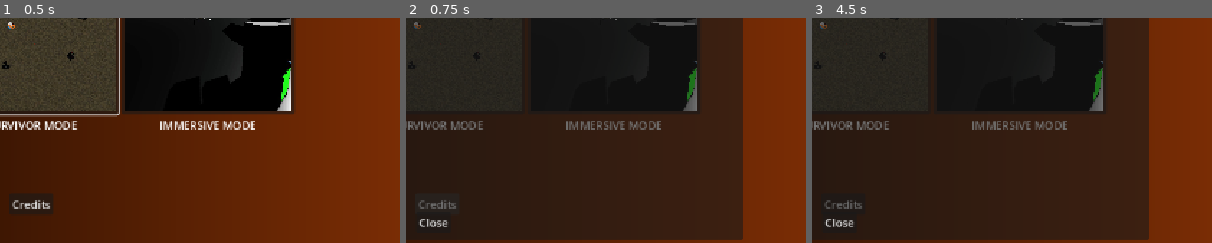
Above: before the commit, frames 1-3 (left to right).
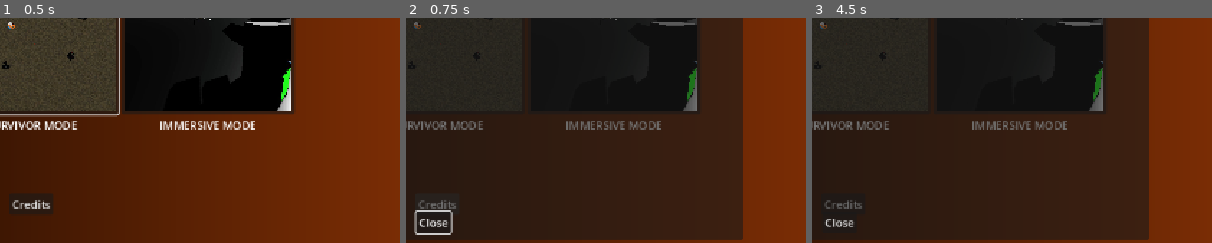
Above: after the commit, the same moments.

Repository: Gamkedo/terminus-2k28
Game: Godot game, scene res://level_menu.tscn
Two runs of this game, one before a commit and one after it. Both use one fixed random seed, a clock stepped at 60 frames per second and the inputs below.
Inputs (mouse positions are % of the whole screen's width and height, from its top left):
- Up to frame 1 (0.5 s): no input
- Up to frame 2 (0.75 s): click "Credits" at 0.5 s
- Up to frame 3 (4.5 s): click (28, 46) at 1.25 s; click (28, 46) at 2 s; click (50, 46) at 2.75 s; click (72, 46) at 3.5 s; click "ambience_a" at 4.25 s
The pictures show only the part of the screen within x 46-96%, y 44-94%; the shares and areas given below are measured in that part.

Frame 1 is identical in both runs. In frame 2, 0.3% of the frame differs, in the area x 2-12%, y 85-97%; in frame 3, nothing differs.

Commit message:
level menu button focus
minor changes to how hover and focus work for controller support

Diff:
--- a/Scripts/menus/level_select.gd
+++ b/Scripts/menus/level_select.gd
@@ -18,6 +18,8 @@
 
 func _on_credits_button_pressed() -> void:
 	get_node("Credits Panel").show()
+	(%"Close Credits" as Button).grab_focus()
 
 func _on_close_credits_pressed() -> void:
 	get_node("Credits Panel").hide()
+	starting_focus.grab_focus()
--- /dev/null
+++ b/Scripts/menus/menu_button.gd
@@ -0,0 +1,9 @@
+extends BaseButton
+
+
+func _ready() -> void:
+	mouse_entered.connect(_on_mouse_entered)
+
+
+func _on_mouse_entered() -> void:
+	grab_focus()
--- a/level_menu.tscn
+++ b/level_menu.tscn
@@ -5,6 +5,7 @@
 [ext_resource type="Texture2D" uid="uid://by5q5qyu6eopi" path="res://Sprites/GUI/Terminus2k28Logo.png" id="2_lnidy"]
 [ext_resource type="PackedScene" uid="uid://d2psco3t4cdwm" path="res://Scenes - UI/SoundControlUI.tscn" id="2_w32vy"]
 [ext_resource type="Texture2D" uid="uid://c3neky7qng2wm" path="res://Scenes - Levels/Level Select Preview Images/areaB-preview.jpg" id="3_g3bd0"]
+[ext_resource type="Script" uid="uid://43vdms6yoos2" path="res://Scripts/menus/menu_button.gd" id="4_7blhc"]
 [ext_resource type="Texture2D" uid="uid://oaxy71lew71g" path="res://Scenes - Levels/Level Select Preview Images/areaC-preview.jpg" id="4_krrsl"]
 [ext_resource type="Script" uid="uid://bv8ijbramquuc" path="res://menu_button_audio.gd" id="7_gd4f1"]
 
@@ -58,6 +59,7 @@
 focus_neighbor_right = NodePath("../../Survivor Container/AreaB Survivor")
 icon = ExtResource("1_pssaq")
 expand_icon = true
+script = ExtResource("4_7blhc")
 
 [node name="LabelA Arcade" type="Label" parent="MarginContainer/VBoxContainer/HBoxContainer/Arcade Container" unique_id=2139458646]
 layout_mode = 2
@@ -75,6 +77,7 @@
 focus_neighbor_right = NodePath("../../Immersive Container/AreaC Immersive")
 icon = ExtResource("3_g3bd0")
 expand_icon = true
+script = ExtResource("4_7blhc")
 
 [node name="LabelB Survivor" type="Label" parent="MarginContainer/VBoxContainer/HBoxContainer/Survivor Container" unique_id=1705265690]
 layout_mode = 2
@@ -91,6 +94,7 @@
 focus_neighbor_left = NodePath("../../Survivor Container/AreaB Survivor")
 icon = ExtResource("4_krrsl")
 expand_icon = true
+script = ExtResource("4_7blhc")
 
 [node name="LabelC Immersive" type="Label" parent="MarginContainer/VBoxContainer/HBoxContainer/Immersive Container" unique_id=929782284]
 layout_mode = 2
@@ -107,6 +111,7 @@
 size_flags_horizontal = 4
 size_flags_vertical = 4
 text = "Credits"
+script = ExtResource("4_7blhc")
 
 [node name="Credits Panel" type="Panel" parent="." unique_id=1658457094]
 visible = false
@@ -146,9 +151,16 @@
 text = "Insert Credits Here"
 
 [node name="Close Credits" type="Button" parent="Credits Panel/Padding/VBoxContainer" unique_id=829291104]
+unique_name_in_owner = true
 layout_mode = 2
 size_flags_horizontal = 4
 size_flags_vertical = 4
+focus_neighbor_left = NodePath(".")
+focus_neighbor_top = NodePath(".")
+focus_neighbor_right = NodePath(".")
+focus_neighbor_bottom = NodePath(".")
+focus_next = NodePath(".")
+focus_previous = NodePath(".")
 text = "Close"
 
 [node name="SoundControlUI" parent="." unique_id=712051681 instance=ExtResource("2_w32vy")]
@@ -159,9 +171,6 @@
 offset_bottom = 50.0
 grow_vertical = 1
 
-[node name="PauseMenu" parent="." unique_id=850452313]
-visible = false
-
 [node name="MenuButtonAudio" type="Node" parent="." unique_id=238374378]
 script = ExtResource("7_gd4f1")
 metadata/_custom_type_script = "uid://bv8ijbramquuc"
--- a/menu_button_audio.gd
+++ b/menu_button_audio.gd
@@ -13,7 +13,7 @@
 	var buttons: Array[Node] = get_parent().find_children("*", "BaseButton", true, false)
 	for button in buttons:
 		button.pressed.connect(_on_button_event.bind(button, &"pressed"))
-		button.mouse_entered.connect(_on_button_event.bind(button, &"mouse_entered"))
+		button.focus_entered.connect(_on_button_event.bind(button, &"mouse_entered"))
 
 		var select_stream_key: StringName = button.name + "|" + "pressed"
 		_button_signal_audio_streams[select_stream_key] = BUTTON_SELECT_STEAM
Not shown, added: Scripts/menus/menu_button.gd.uid
